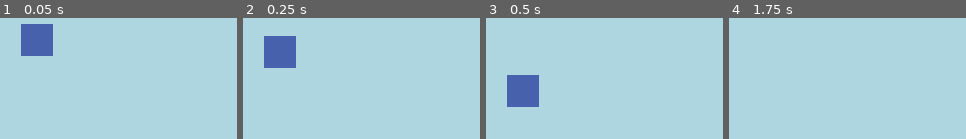
Above: before the commit, frames 1-4 (left to right).
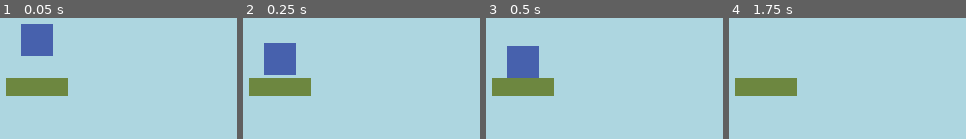
Above: after the commit, the same moments.

Repository: SomeDevNow/godot-doodle-jump
Game: Godot game, scene res://src/scenes/main/main.tscn
The game is run twice, just before and just after one commit, with the same random seed, the same clock (stepped at 60 frames per second) and the same inputs. The project has no main scene, so this scene is started directly.
Inputs:
- Up to frame 1 (0.05 s): no input
- Up to frame 2 (0.25 s): no input
- Up to frame 3 (0.5 s): no input
- Up to frame 4 (1.75 s): hold Right (Player Right) 0.53-1.28 s; hold Left (Player Left) from 1.28 s (still down)

The runs differ from the first frame. In frame 1, 3.9% of the frame differs, in the area x 2-29%, y 49-65%; in frame 2, 5.5%; in frame 3, 8.4%, in the area x 2-29%, y 23-74%; in frame 4, 3.9%.

Commit message:
Added platform
Except that the player falls through it

Diff:
--- a/src/scenes/main/main.tscn
+++ b/src/scenes/main/main.tscn
@@ -1,8 +1,12 @@
 [gd_scene format=3 uid="uid://c8ycvd1x2s4c6"]
 
 [ext_resource type="PackedScene" uid="uid://dsokrj5gkrnt8" path="res://src/scenes/player/player.tscn" id="1_hsw67"]
+[ext_resource type="PackedScene" uid="uid://cdnn2xc1ippc4" path="res://src/scenes/platform/platform.tscn" id="2_4rfip"]
 
 [node name="Main" type="Node" unique_id=2022751759]
 
 [node name="Player" parent="." unique_id=1052722357 instance=ExtResource("1_hsw67")]
 position = Vector2(200, 500)
+
+[node name="Platform" parent="." unique_id=693971848 instance=ExtResource("2_4rfip")]
+position = Vector2(200, 548)
--- /dev/null
+++ b/src/scenes/platform/platform.tscn
@@ -0,0 +1,20 @@
+[gd_scene format=3 uid="uid://cdnn2xc1ippc4"]
+
+[sub_resource type="RectangleShape2D" id="RectangleShape2D_oyahe"]
+size = Vector2(62, 18)
+
+[sub_resource type="QuadMesh" id="QuadMesh_dk8d7"]
+
+[node name="Platform" type="StaticBody2D" unique_id=693971848]
+
+[node name="CollisionShape2D" type="CollisionShape2D" parent="." unique_id=1376777606]
+shape = SubResource("RectangleShape2D_oyahe")
+
+[node name="Sprite2D" type="Sprite2D" parent="." unique_id=683660503]
+visible = false
+
+[node name="MeshInstance2D" type="MeshInstance2D" parent="." unique_id=1889776210]
+modulate = Color(0.42745098, 0.5294118, 0.2509804, 1)
+position = Vector2(-2.6226044e-06, 0)
+scale = Vector2(62, 18)
+mesh = SubResource("QuadMesh_dk8d7")
--- a/src/scenes/player/player.gd
+++ b/src/scenes/player/player.gd
@@ -2,7 +2,7 @@
 
 const SPEED = 400.0
 const JUMP_VELOCITY = -400.0
-const GRAVITY = 400.0
+const GRAVITY = 600.0
 const DRAG = 0.1
 
 func _physics_process(delta: float) -> void:
